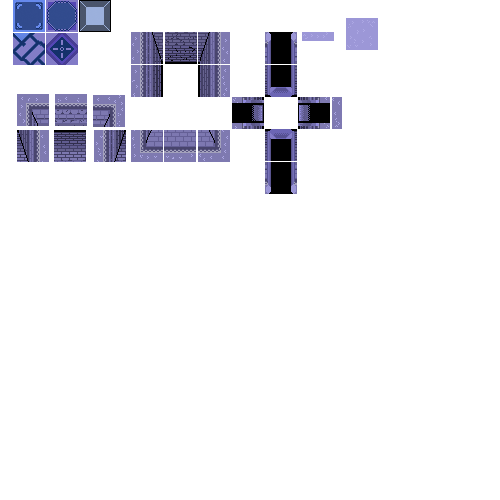
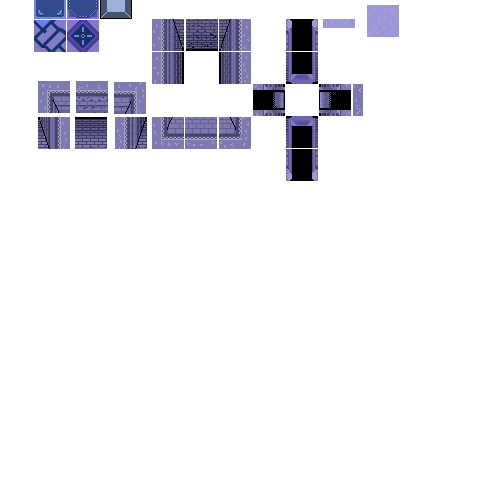
Before/after of a w=500, h=500 layered artwork. What changed in the layer stack:
painted on "Lager 1" over (13, 0, 399, 194)
